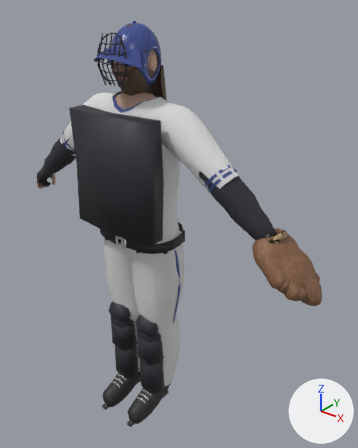
What one commit did to the glTF model assets/optimized/lod1/player_base.glb.
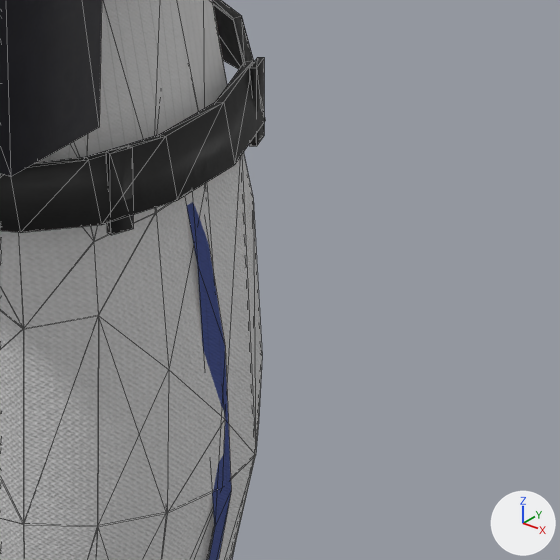
The first picture shows the older version from a camera (50 mm lens) standing at (1.413, -1.498, 2.0) and looking at (0.147, 0.085, 1.019). The close-ups show the older and then the newer version on the part from 42% to 63% of the width and 50% to 67% of the height of that picture. Only the edits that show in the close-ups are written down. The lights are fixed; the arrows at lower right show +X, +Y and +Z. The close-ups show mesh edges as thin lines. Vertices at exactly the same position are counted once.

The first close-up shows 'Gear_Belt', 'Gear_ChestProtector', 'Gear_Piping', 'Jersey', 'Jersey_ShortSleeve', 'Jersey_Sleeveless', 'Pants', 'Pants_Long'.
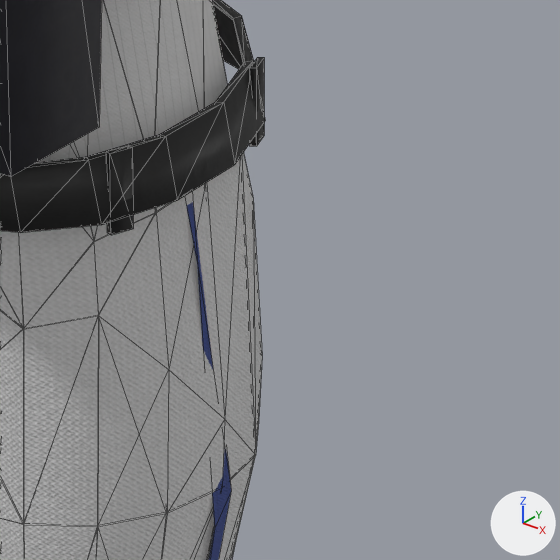
Pixel boxes (x1, y1, x2, y2) of what changed, in the close-ups (560 x 560 px):
part 1 of me_gear_piping, deleted (blue)
    before: (193, 203, 231, 527)

The edits, one by one:
me_gear_piping is used by ob_gear_piping; location (0.0, 0.0, 0.0).
me_gear_piping had 251 vertices, 245 faces and spanned x -0.473..0.477, y -0.151..0.094, z 0.354..1.456.
me_gear_piping now has 251 vertices, 245 faces and spans x -0.473..0.475, y -0.152..0.094, z 0.354..1.455.
me_gear_piping part 1: 1 vertex removed from x 0.209, y 0.012, z 0.837.
Other edits to the shape of me_gear_piping do not show in these pictures.
